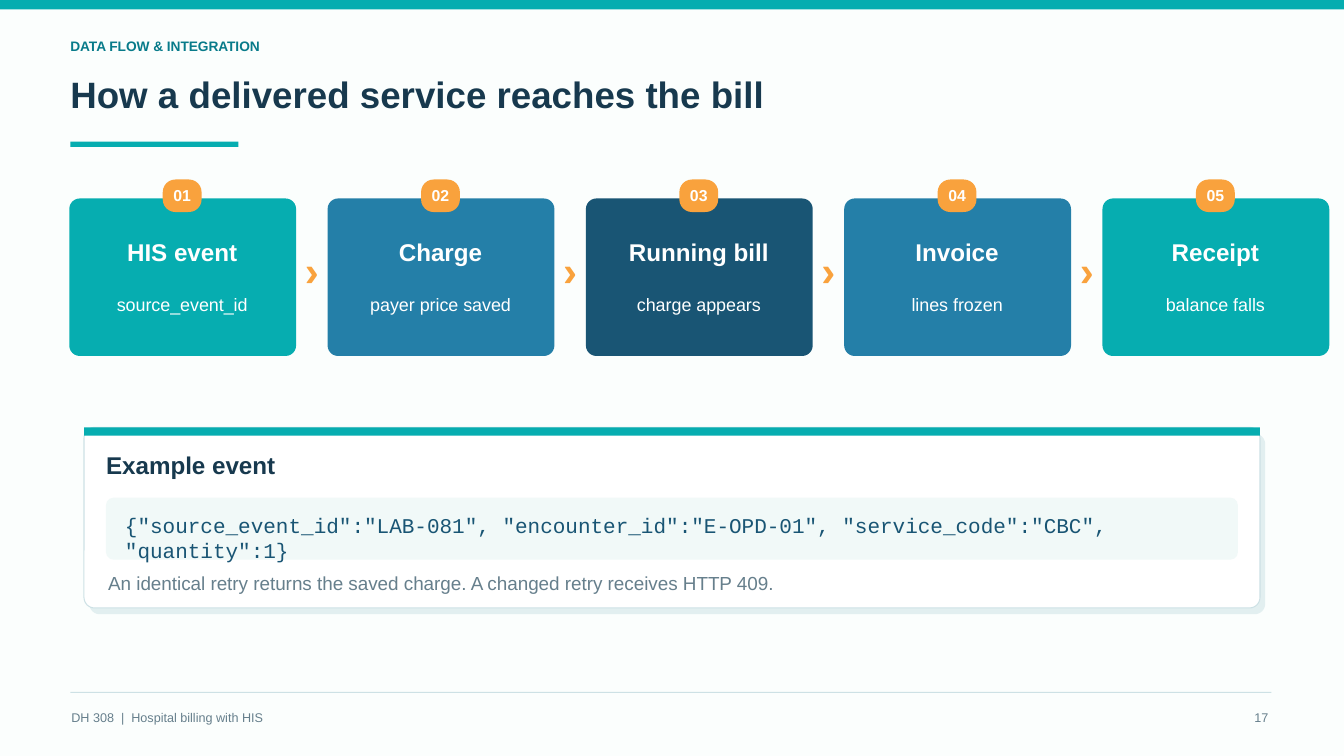
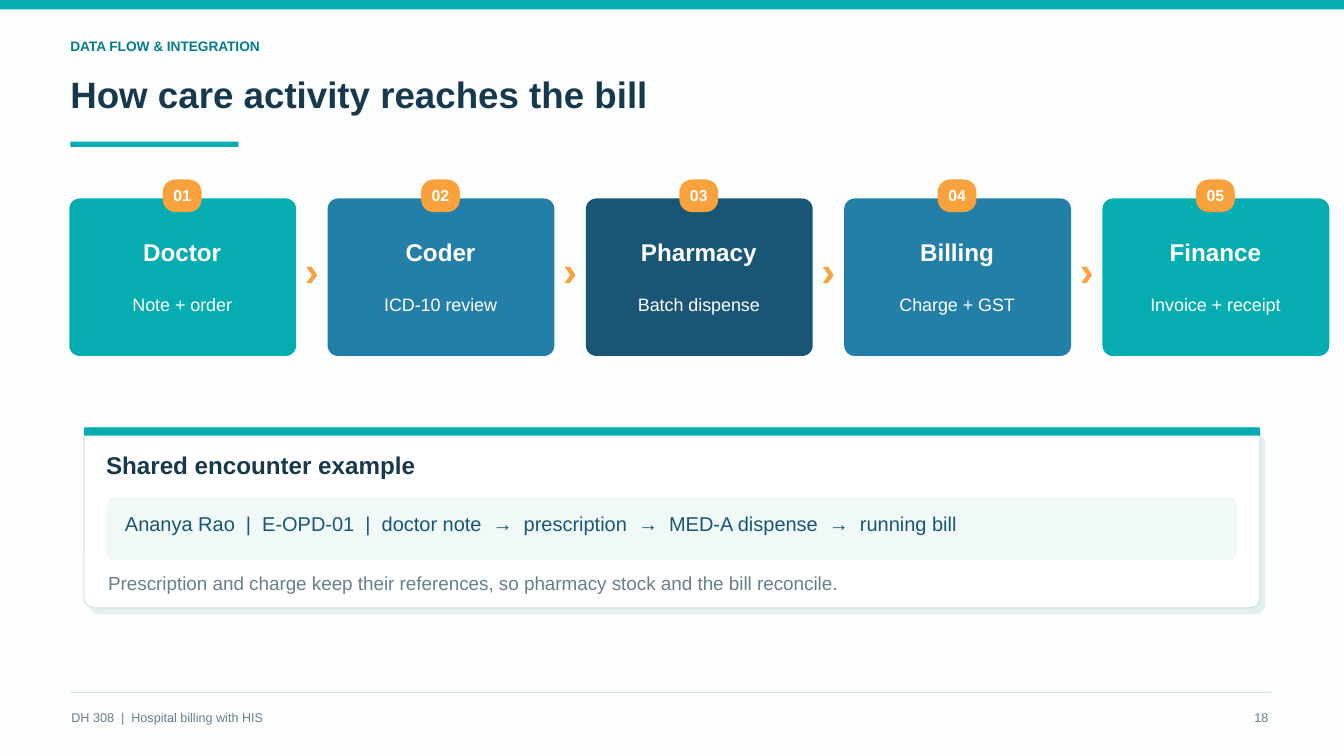
Before and after one commit to Osama-Bin-Lagging/tiveri-billing, a slide deck: slide 18 of presentation/DH308_HIS_Billing_Final.pptx (slide 17 before the commit). Drawn at 1344x756 pixels with LibreOffice and Linux fonts; fonts in the diff are those of the drawing. Boxes give left, top, right and bottom in pixels: in the first picture for what was removed or moved away, otherwise in the second. Text is boxed around its words. In the diff, an @@ line names an element or a change of style, - is before the commit and + after.

Commit message:
Build role-based HIS billing demo and final presentation

```diff
--- a/presentation/DH308_HIS_Billing_Final.pptx
+++ b/presentation/DH308_HIS_Billing_Final.pptx
@@ text at box(70, 81, 647, 115): text changed @@
-How a delivered service reaches the bill
+How care activity reaches the bill
@@ text at box(143, 244, 221, 262): text changed @@
-HIS event
+Doctor
@@ text at box(406, 243, 476, 262): text changed @@
-Charge
+Coder
@@ text at box(641, 243, 757, 266): text changed @@
-Running bill
+Pharmacy
@@ text at box(920, 243, 994, 266): text changed @@
-Invoice
+Billing
@@ text at box(1170, 243, 1261, 262): text changed @@
-Receipt
+Finance
@@ text at box(132, 298, 232, 311): text changed @@
-source_event_id
+Note + order
@@ text at box(384, 298, 498, 311): text changed @@
-payer price saved
+ICD-10 review
@@ text at box(638, 298, 759, 315): text changed @@
-charge appears
+Batch dispense
@@ text at box(899, 298, 1015, 315): text changed @@
-lines frozen
+Charge + GST
@@ text at box(1150, 298, 1281, 315): text changed @@
-balance falls
+Invoice + receipt
@@ text at box(106, 456, 415, 479): text changed @@
-Example event
+Shared encounter example
@@ text at box(125, 516, 956, 535): text changed; size 15 to 14.2 pt; font Courier New to Arial @@
-{"source_event_id":"LAB-081", "encounter_id":"E-OPD-01", "service_code":"CBC", "quantity":1}
+Ananya Rao | E-OPD-01 | doctor note → prescription → MED-A dispense → running bill
@@ text at box(108, 576, 837, 594): text changed @@
-An identical retry returns the saved charge. A changed retry receives HTTP 409.
+Prescription and charge keep their references, so pharmacy stock and the bill reconcile.
@@ text at box(1254, 713, 1268, 722): text changed @@
-17
+18
```
Also in this commit, not shown: 11 other slides changed, 9 slides added, 8 slides removed, 13 other files.
